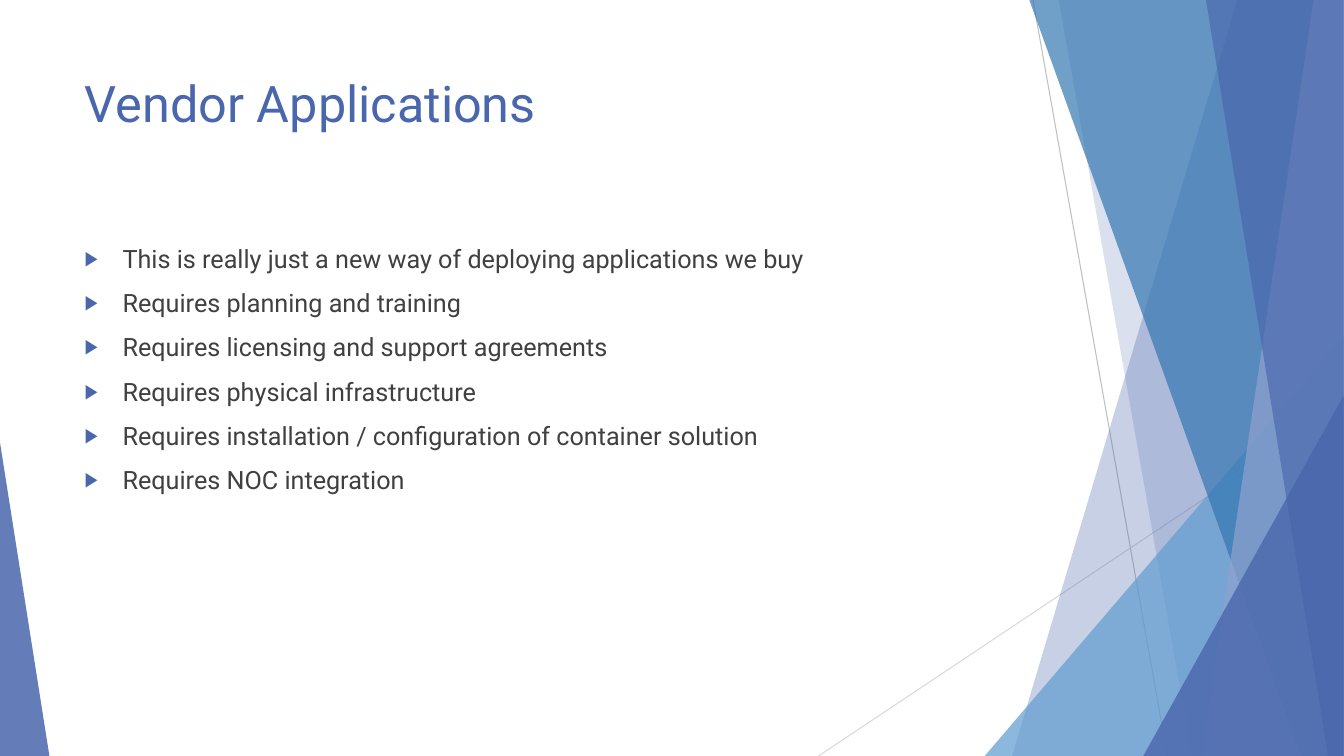
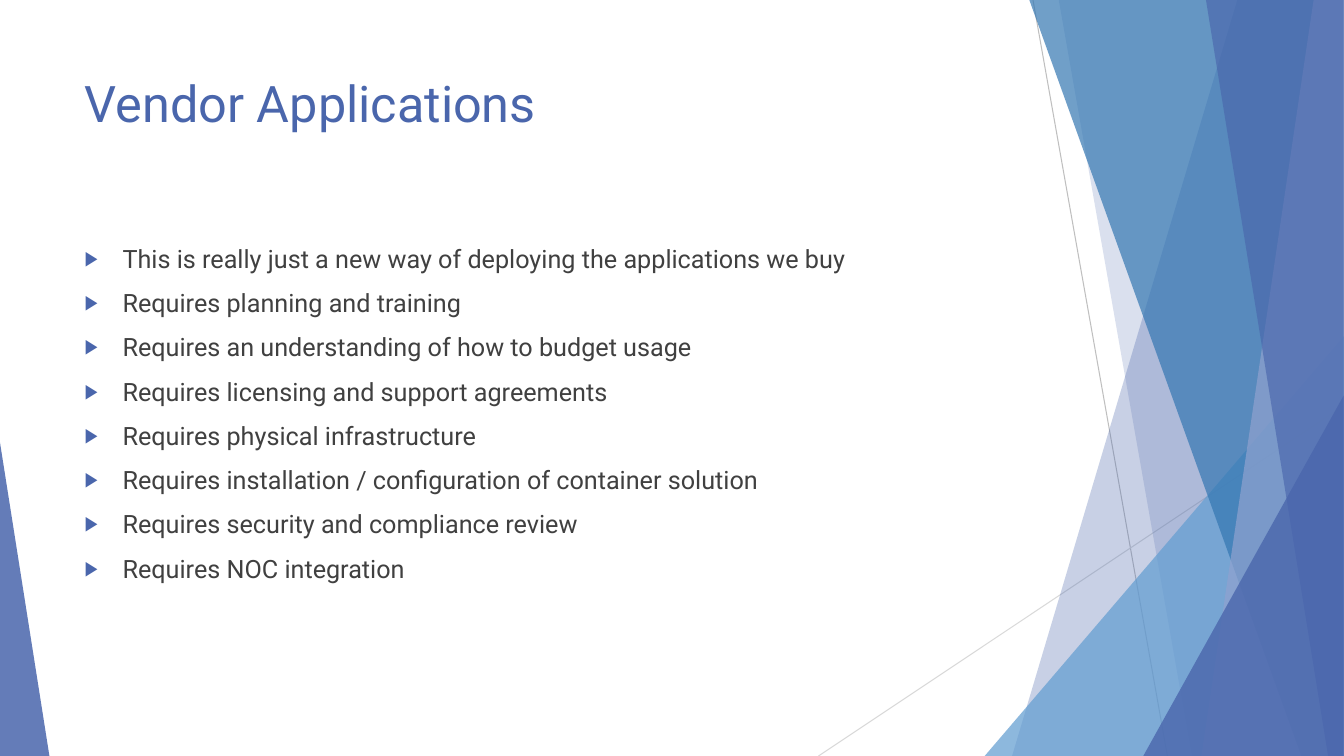
Before and after one commit to EnterpriseProductsLP/docker-straw-man, a slide deck: slide 15 of presentation.pptx. Drawn at 1344x756 pixels with LibreOffice and Linux fonts; fonts in the diff are those of the drawing. Boxes give left, top, right and bottom in pixels: in the first picture for what was removed or moved away, otherwise in the second. Text is boxed around its words. In the diff, an @@ line names an element or a change of style, - is before the commit and + after.

```diff
--- a/presentation.pptx
+++ b/presentation.pptx
@@ text at (123, 249, 845, 274): text changed @@
-▶ This is really just a new way of deploying applications we buy
+▶ This is really just a new way of deploying the applications we buy
@@ text at (123, 337, 691, 362): paragraph added @@
+▶ Requires an understanding of how to budget usage
@@ text at (123, 514, 577, 539): paragraph added @@
+▶ Requires security and compliance review
```
Also in this commit, not shown: 4 other slides changed, 1 slide added, 1 slide removed.
